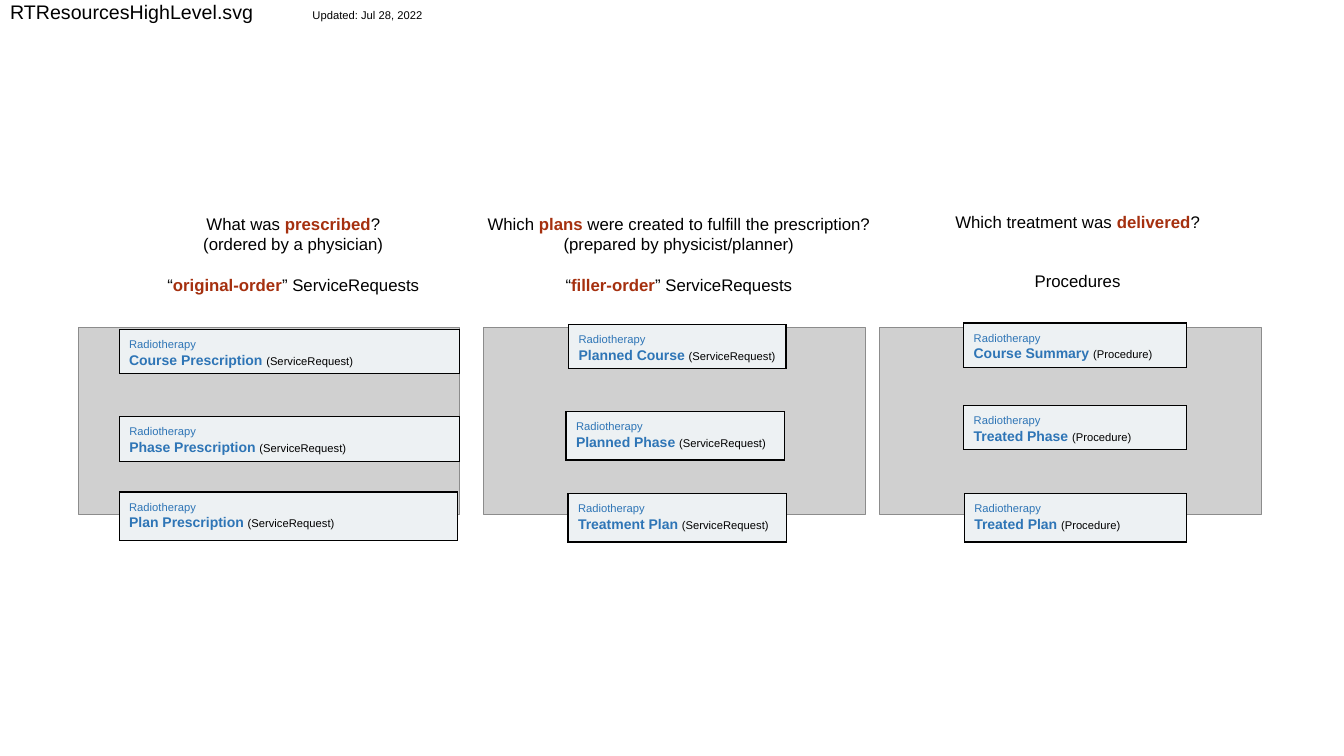
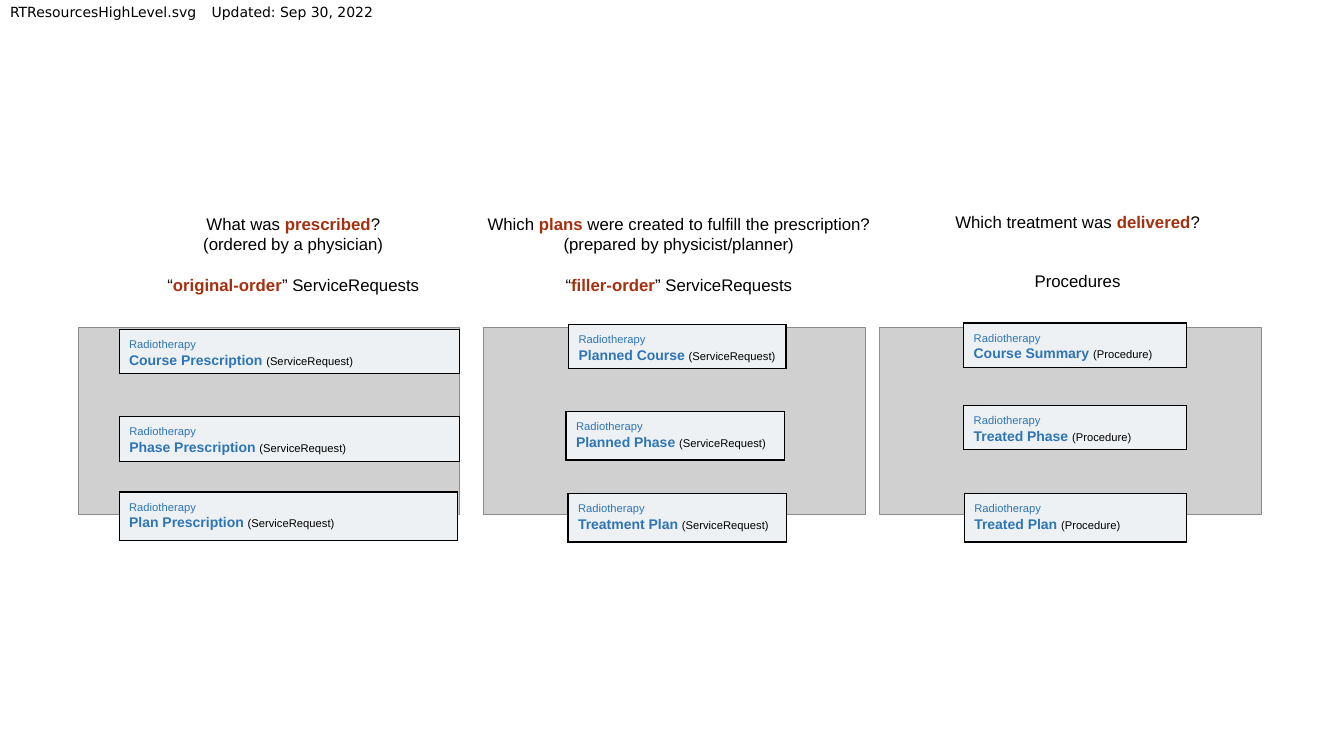
Before and after one commit to HL7/codex-radiation-therapy, a slide deck: slide 7 of input/images-source/RTResourcesOverview.pptx (slide 3 before the commit). Drawn at 1344x756 pixels with LibreOffice and Linux fonts; fonts in the diff are those of the drawing; grey boxes stand for pictures. Boxes give left, top, right and bottom in pixels: in the first picture for what was removed or moved away, otherwise in the second. Text is boxed around its words. In the diff, an @@ line names an element or a change of style, - is before the commit and + after.

```diff
--- a/input/images-source/RTResourcesOverview.pptx
+++ b/input/images-source/RTResourcesOverview.pptx
@@ text at bbox=[10, 6, 373, 20]: text changed; size 14 to 10 pt; font Arial to DejaVu Sans @@
-RTResourcesHighLevel.svg Updated: Jul 28, 2022
+RTResourcesHighLevel.svg Updated: Sep 30, 2022
```
Also in this commit, not shown: 4 other slides changed, 4 slides removed, 4 other files.
